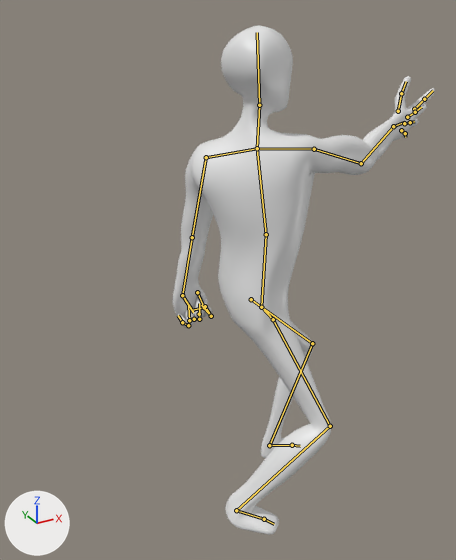
The Blender file intermediate_assets/blender/dummy.blend, before and after one commit.
Both versions are drawn from a camera (50 mm lens) standing at (-1.97, -3.09, 3.18) and looking at (-0.18, 0.17, 1.55). Every picture has the same lights, and +X, +Y and +Z are marked at lower left. Both versions are drawn at frame 10 of the action 'Slap'; the numbers are the values there. The bones that bend it are drawn over the model as lines.
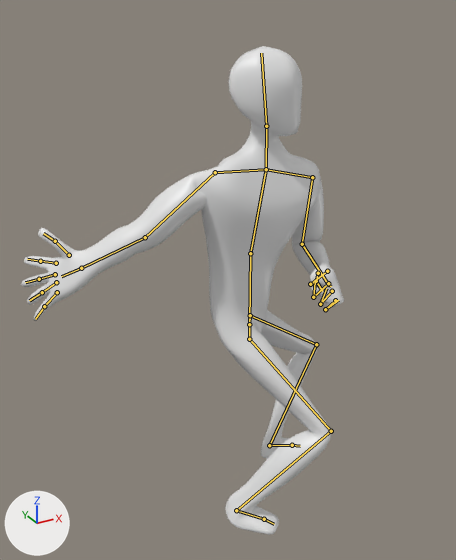
Changed parts and their boxes (x1, y1, x2, y2) in the pictures (456 x 560 px):
'Mesh', posed (23% wider): before (172, 25, 435, 535); after (21, 46, 344, 535)
bone 'Abdomen', root to tip: before (261, 307) to (266, 234); after (249, 324) to (250, 253)
bone 'Chest', root to tip: before (266, 234) to (257, 148); after (250, 253) to (266, 169)
bone 'Neck', root to tip: before (257, 148) to (259, 105); after (266, 169) to (266, 126)

The edits, one by one:
Bone 'Funny' (bone_funny) moves from (-0.036, -0.457, -0.002) to (-0.151, -0.597, 0.016).
Bone 'Funny' (bone_funny) turns from (-61, 85, -64) to (-6, 59, -6) degrees about its own x, y and z.
Bone 'Abdomen' (bone_abdomen) turns from (5, 18, -1) to (3, -32, -4) degrees about its own x, y and z.
Bone 'Chest' (bone_chest) turns from (6, 25, -9) to (14, -25, -14) degrees about its own x, y and z.
Bone 'Neck' (bone_neck) turns from (-23, -63, 31) to (-8, 1, 11) degrees about its own x, y and z.
Bone 'ElbowIK.L' (bone_elbowik_l) moves from (-3.02, -0.738, -0.968) to (-0.396, 0.664, -2.289).
Bone 'HandIK.L' (bone_handik_l) moves from (-2.195, -1.942, -0.467) to (-1.237, -1.506, 0.475).
Bone 'HandIK.L' (bone_handik_l) turns from (-99, 2, -59) to (-31, -123, -37) degrees about its own x, y and z.
Bone 'HandIK.R' (bone_handik_r) moves from (3.185, -0.479, 0.073) to (0.208, -1.179, -0.333).
Bone 'HandIK.R' (bone_handik_r) turns from (67, -14, 179) to (-149, -46, 40) degrees about its own x, y and z.
